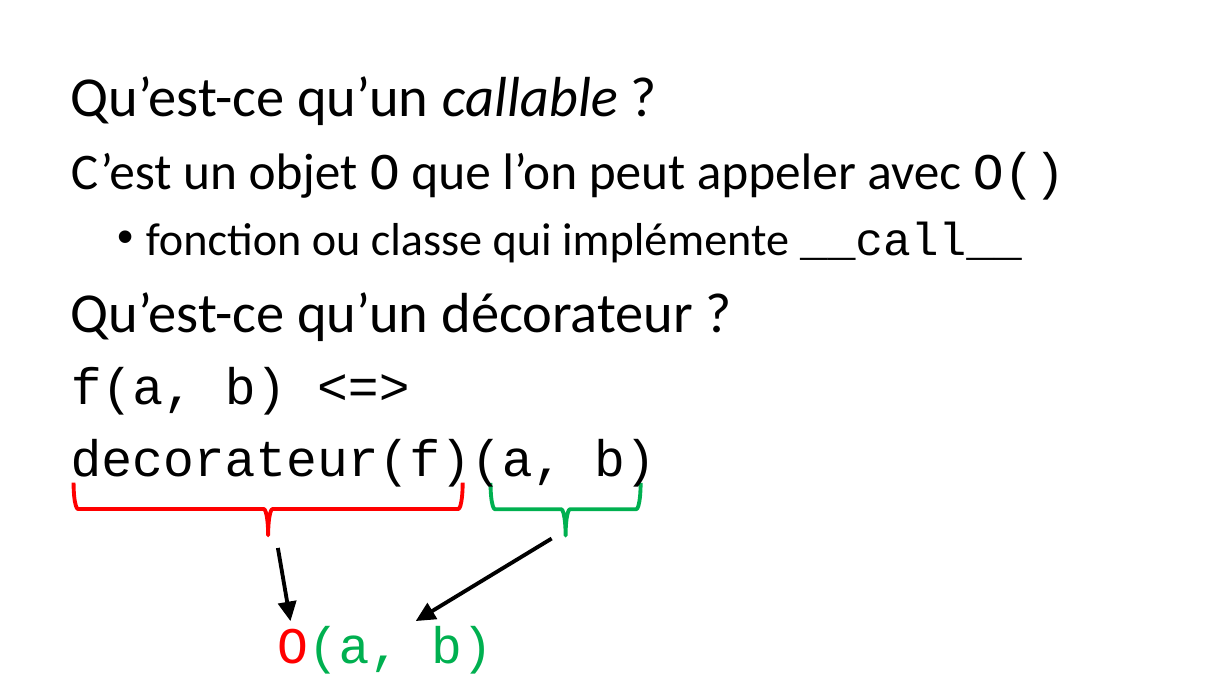
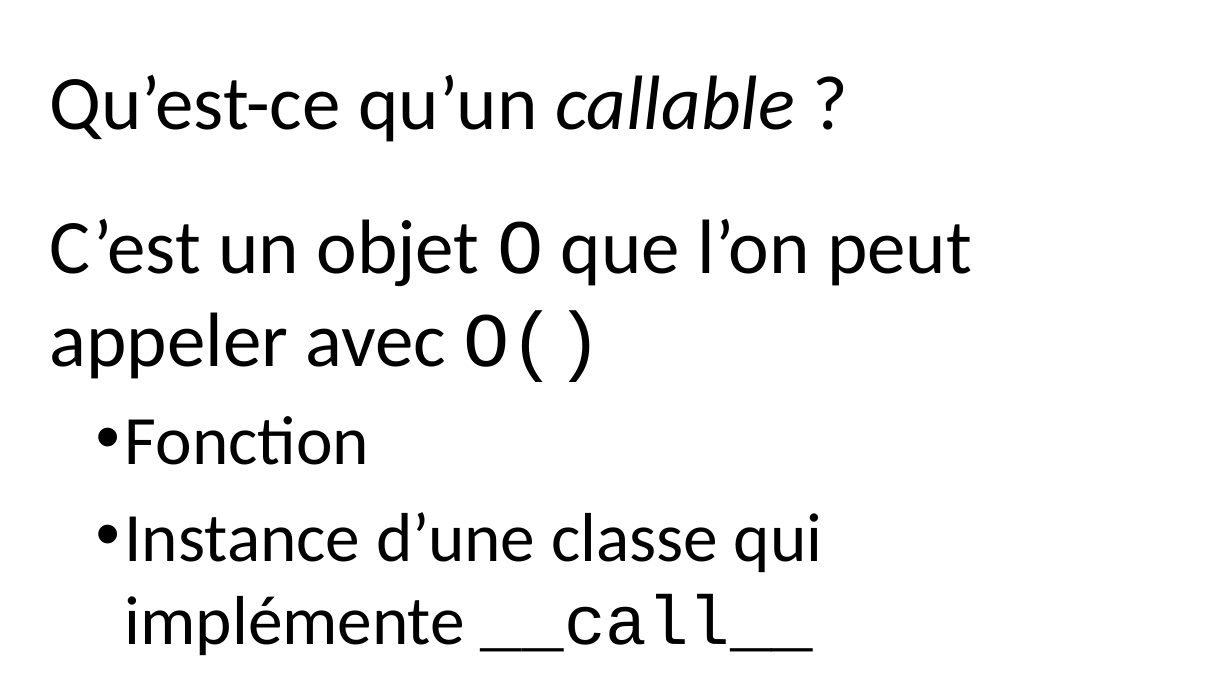
Before and after one commit to parmentelat/flotpython-archive, a slide deck: slide 5 of semaine7/CO12AL-W7-VIDEO02-SLIDE01.pptx (slide 4 before the commit). Drawn at 1232x693 pixels with LibreOffice and Linux fonts; fonts in the diff are those of the drawing. Boxes give left, top, right and bottom in pixels: in the first picture for what was removed or moved away, otherwise in the second. Text is boxed around its words. In the diff, an @@ line names an element or a change of style, - is before the commit and + after.

```diff
--- a/semaine7/CO12AL-W7-VIDEO02-SLIDE01.pptx
+++ b/semaine7/CO12AL-W7-VIDEO02-SLIDE01.pptx
@@ text "Qu’est-ce qu’un callable ?": place and size @@
-text "Qu’est-ce qu’un callable ?" at box(71, 76, 1065, 415)
+text "Qu’est-ce qu’un callable ?" at box(50, 75, 972, 656)
@@ text at box(50, 75, 972, 382): size 44 to 60 pt in "Qu’est-ce qu’un callable ?"; size 40 to 60 pt in "C’est un objet O que l’on peut ..."; more space between paragraphs @@
@@ text at box(125, 416, 823, 656): text changed; size 36 to 54 pt @@
-  • fonction ou classe qui implémente __call__
-Qu’est-ce qu’un décorateur ?
-f(a, b) <=>
+  • Fonction
+  • Instance d’une classe qui
+    implémente __call__
@@ text removed at box(71, 439, 656, 491) @@
-decorateur(f)(a, b)
@@ right brace removed at box(74, 482, 463, 535) @@
@@ right brace removed at box(491, 483, 641, 536) @@
@@ arrow removed from (552, 539) to (416, 621) @@
@@ arrow removed from (278, 548) to (290, 621) @@
@@ text removed at box(277, 626, 493, 674) @@
-O(a, b)
```
Also in this commit, not shown: 2 other slides changed, 6 slides added, 2 slides removed, 1 other file.
